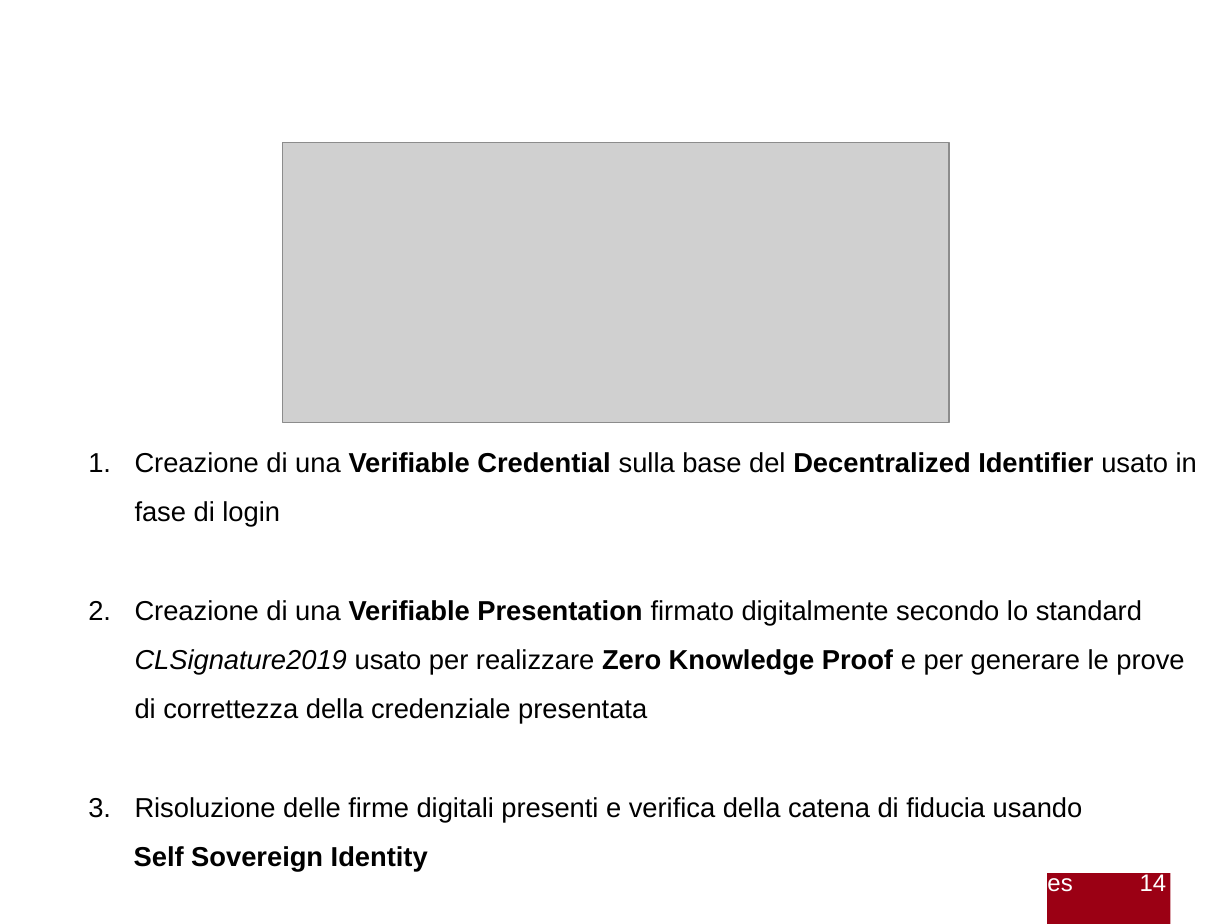
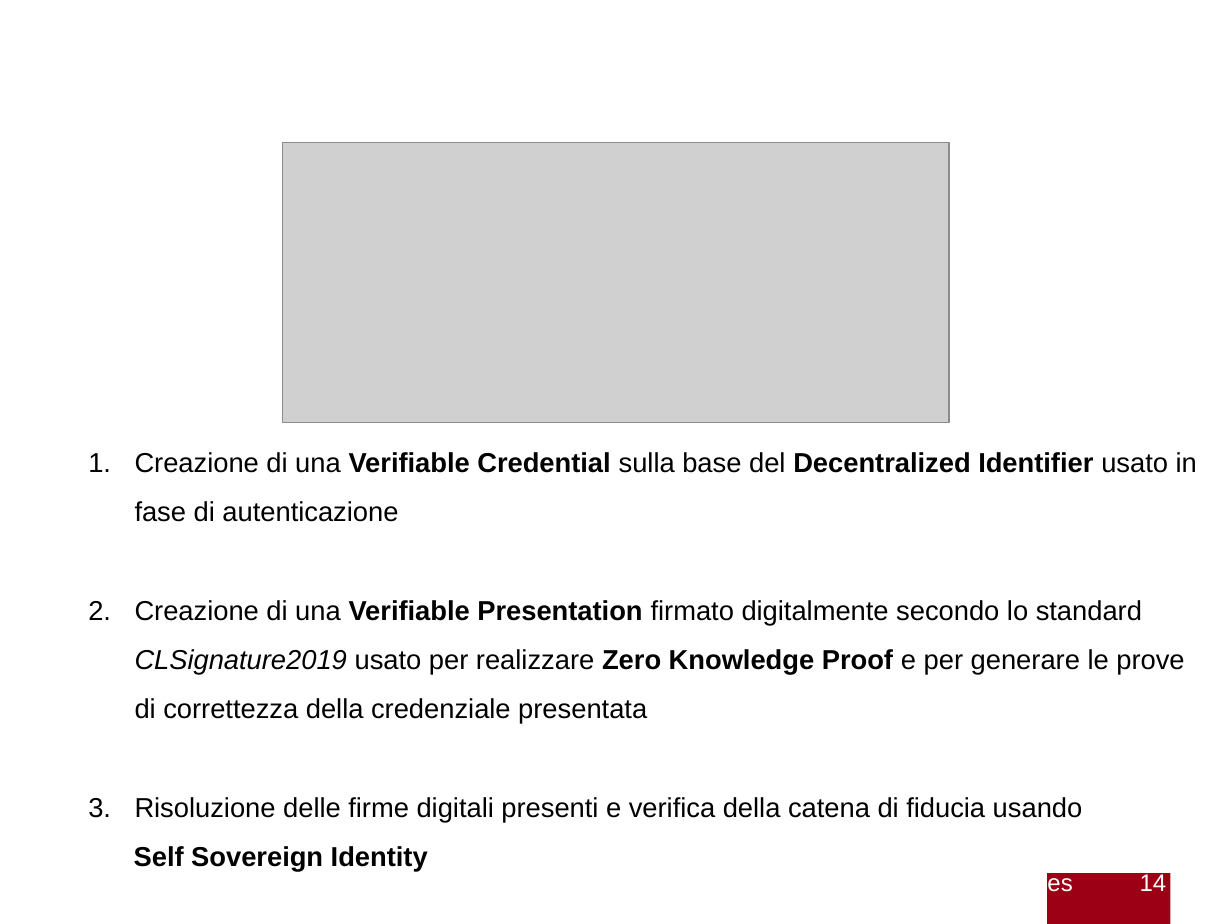
Before and after one commit to gabrielrovesti/Stage-e-Tesi-Triennale-UniPD, a slide deck: slide 14 of Presentazione/Presentazione Gabriel Rovesti.pptx. Drawn at 1232x924 pixels with LibreOffice and Linux fonts; fonts in the diff are those of the drawing; grey boxes stand for pictures; background and template pictures are left out. Boxes give left, top, right and bottom in pixels: in the first picture for what was removed or moved away, otherwise in the second. Text is boxed around its words. In the diff, an @@ line names an element or a change of style, - is before the commit and + after.

```diff
--- a/Presentazione/Presentazione Gabriel Rovesti.pptx
+++ b/Presentazione/Presentazione Gabriel Rovesti.pptx
@@ text at box(135, 452, 1197, 522): text changed @@
-1. Creazione di una Verifiable Credential sulla base del Decentralized Identifier usato in fase di login
+1. Creazione di una Verifiable Credential sulla base del Decentralized Identifier usato in fase di autenticazione
```
Also in this commit, not shown: 4 other slides changed, 5 other files.
